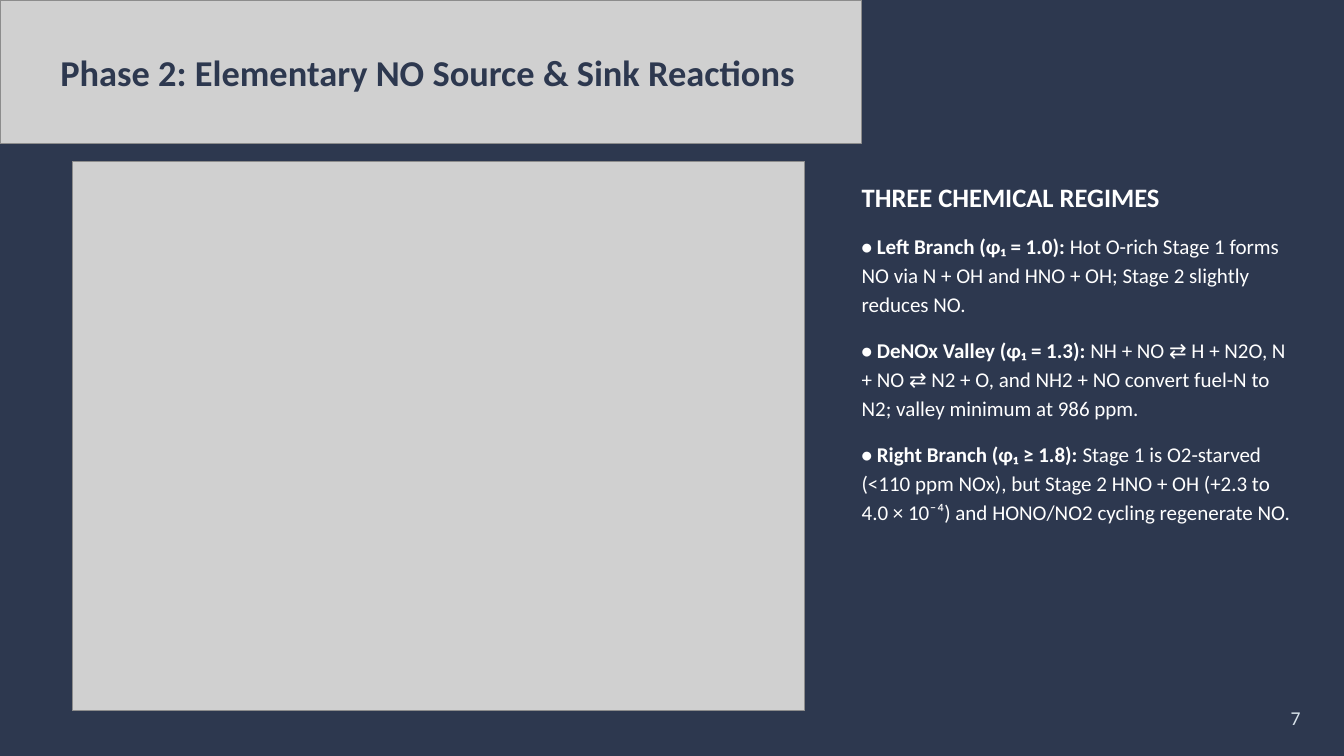
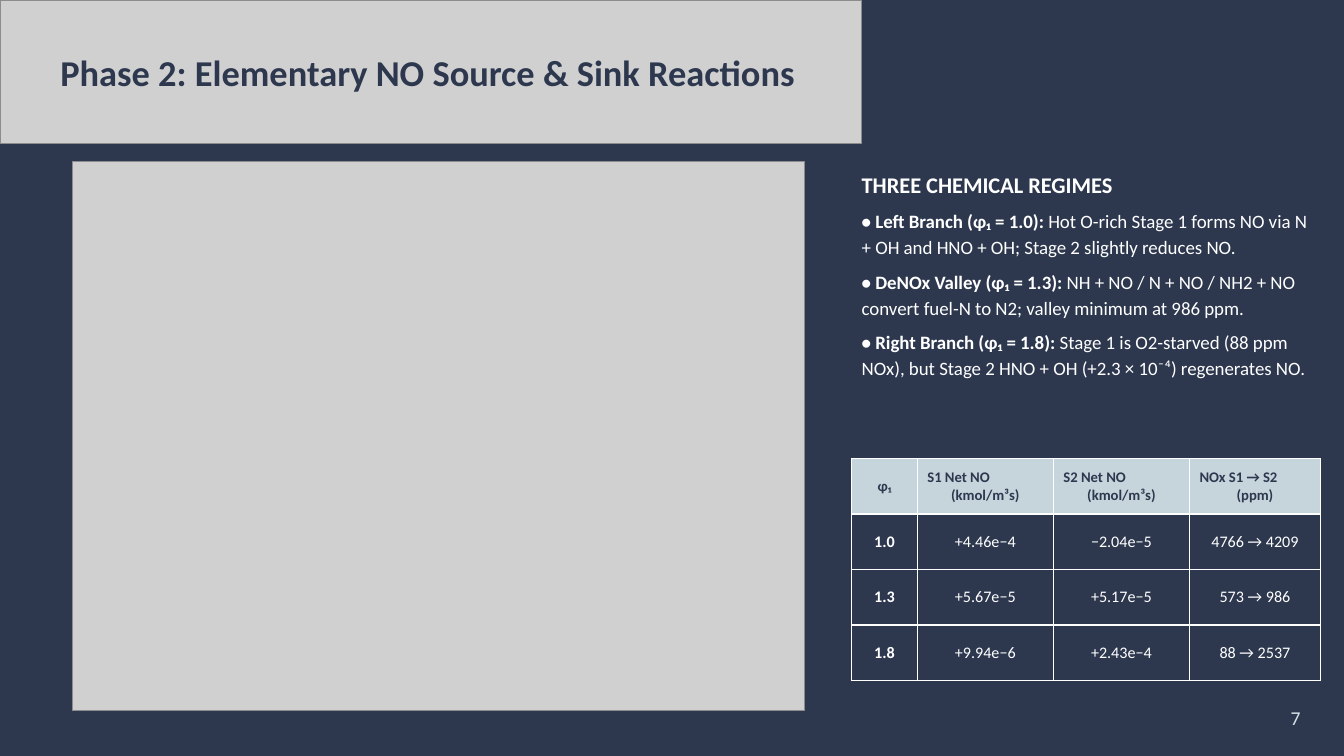
Before and after one commit to gargarnav0708/ammonia-hydrogen-staged-combustion, a slide deck: slide 7 of docs/reports/BTP_End_Semester_Presentation.pptx. Drawn at 1344x756 pixels with LibreOffice and Linux fonts; fonts in the diff are those of the drawing; grey boxes stand for pictures. Boxes give left, top, right and bottom in pixels: in the first picture for what was removed or moved away, otherwise in the second. Text is boxed around its words. In the diff, an @@ line names an element or a change of style, - is before the commit and + after.

Commit message:
Add Stage-1/Stage-2 net NO table to Slide 7 and sync Slide 6 numbers

```diff
--- a/docs/reports/BTP_End_Semester_Presentation.pptx
+++ b/docs/reports/BTP_End_Semester_Presentation.pptx
@@ text "THREE CHEMICAL REGIMES": place and size @@
-text "THREE CHEMICAL REGIMES" at (862, 189, 1290, 524)
+text "THREE CHEMICAL REGIMES" at (862, 178, 1307, 379)
@@ text at (862, 178, 1307, 258): size 19 to 16 pt in "THREE CHEMICAL REGIMES"; size 15 to 13.5 pt in "• Left Branch (φ₁ = 1.0): Hot ..."; less space between paragraphs @@
@@ text at (862, 275, 1305, 379): text changed; size 15 to 13.5 pt @@
-• DeNOx Valley (φ₁ = 1.3): NH + NO ⇄ H + N2O, N + NO ⇄ N2 + O, and NH2 + NO convert fuel-N to N2; valley minimum at 986 ppm.
-• Right Branch (φ₁ ≥ 1.8): Stage 1 is O2-starved (<110 ppm NOx), but Stage 2 HNO + OH (+2.3 to 4.0 × 10⁻⁴) and HONO/NO2 cycling regenerate NO.
+• DeNOx Valley (φ₁ = 1.3): NH + NO / N + NO / NH2 + NO convert fuel-N to N2; valley minimum at 986 ppm.
+• Right Branch (φ₁ = 1.8): Stage 1 is O2-starved (88 ppm NOx), but Stage 2 HNO + OH (+2.3 × 10⁻⁴) regenerates NO.
@@ table added at (852, 459, 1321, 681), 4 rows, 4 columns @@
+φ₁ | S1 Net NO (kmol/m³s) | S2 Net NO (kmol/m³s) | NOx S1 → S2 (ppm)
+1.0 | +4.46e−4 | −2.04e−5 | 4766 → 4209
+1.3 | +5.67e−5 | +5.17e−5 | 573 → 986
+1.8 | +9.94e−6 | +2.43e−4 | 88 → 2537
```
Also in this commit, not shown: 1 other slide changed, 1 other file.
